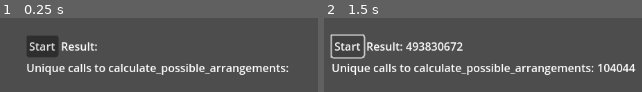
Above: before the commit, frames 1-2 (left to right).
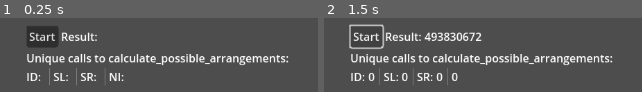
Above: after the commit, the same moments.

Repository: andrejp88/advent-of-code-2023
Game: Godot game, scene res://src/day_12/profiling.tscn
The game is run twice, just before and just after one commit, with the same random seed, the same clock (stepped at 60 frames per second) and the same inputs. The project has no main scene, so this scene is started directly.
Inputs:
- Up to frame 1 (0.25 s): no input
- Up to frame 2 (1.5 s): click "Start" at 0.5 s; click "Start" at 1.25 s

The runs differ from the first frame. In frame 1, 15% of the frame differs, in the area x 8-91%, y 10-91%; in frame 2, 18%, in the area x 1-99%, y 8-91%.

Commit message:
Day 12, split calculation function into helpers

Diff:
--- a/src/day_12/day_12.gd
+++ b/src/day_12/day_12.gd
@@ -67,67 +67,23 @@
 	return Row.new(conditions, range_sizes)
 
 
-var unique_calls_to_cpa := {}
-
-
 func calculate_possible_arrangements(row: Row, should_print_debug: bool = false, indent: String = "") -> int:
-
-	unique_calls_to_cpa[str(row)] = true
 
 	if should_print_debug:
 		print("%sTesting %s" % [indent, row])
 
-	# 1. Optimization: Fail if total number of damaged entries is wrong
-	var num_damaged_actual_in_current_row := row.conditions.count("#")
-	var num_damaged_desired_in_current_row: int = row.range_sizes.reduce(Util.sumi, 0)
-	var max_damaged_possible_in_current_row: int = row.conditions.count("#") + row.conditions.count("?")
-
-	if (
-		num_damaged_actual_in_current_row > num_damaged_desired_in_current_row or
-		max_damaged_possible_in_current_row < num_damaged_desired_in_current_row
-	):
-		if should_print_debug:
-			print("%sSkipping sub-arrangements since there are too many or too few possible damaged entries." % [indent])
+	if not is_total_damaged_count_valid(row, should_print_debug, indent):
 		return 0
 
-
-	# 2. Get remaining unknown indices
-	var indices_of_unknowns: Array[int] = []
-
-	for i: int in row.conditions.length():
-		var condition := row.conditions[i]
-		if condition == "?":
-			indices_of_unknowns.push_back(i)
-
-
-	# 3. No more unknowns left? Check if this is a valid arrangement
+	var first_unknown_index := row.conditions.find("?")
 	var damaged_range_description := describe_damaged_ranges(row.conditions)
-
-	if indices_of_unknowns.is_empty():
-		if damaged_range_description == row.range_sizes:
-			if should_print_debug:
-				print("%sThis matches!" % [indent])
+	if first_unknown_index == -1:
+		if is_arrangment_compliant(row, damaged_range_description, should_print_debug, indent):
 			return 1
-		else:
-			# This arrangement isn't valid: There are no unknowns but damaged range description doesn't match
-			if should_print_debug:
-				print("%sThis doesn't match" % [indent])
-			return 0
-
-
-	# 4. Optimization: Check if it's a valid arrangement so far
-	var damaged_range_description_with_unfinisheds := describe_damaged_ranges_with_unfinished(row.conditions)
-	for i: int in damaged_range_description_with_unfinisheds.size():
-		if i == damaged_range_description_with_unfinisheds.size() - 1:
-			if damaged_range_description_with_unfinisheds[i] > row.range_sizes[i]:
-				if should_print_debug:
-					print("%sDescription of range so far does not match expected range description: %s does not start with %s" % [indent, row.range_sizes, damaged_range_description_with_unfinisheds])
-				return 0
-		else:
-			if damaged_range_description_with_unfinisheds[i] != row.range_sizes[i]:
-				if should_print_debug:
-					print("%sDescription of range so far does not match expected range description: %s does not start with %s" % [indent, row.range_sizes, damaged_range_description_with_unfinisheds])
-				return 0
+		return 0
+
+	if not is_valid_arrangement_so_far(row, should_print_debug, indent):
+		return 0
 
 
 	# 5. Pascal's Optimization
@@ -140,114 +96,221 @@
 	#                                ^
 	# ...then we can figure out the number of valid combinations in this range and skip a bunch of
 	# recursive calls.
-
-	var index_of_first_beyond_range := indices_of_unknowns[0]
+	var index_of_first_beyond_range := first_unknown_index
 	while row.conditions[index_of_first_beyond_range] == "?":
 		index_of_first_beyond_range += 1
 		if index_of_first_beyond_range == row.conditions.length():
 			break
 
 	if (
-		indices_of_unknowns[0] == 0 or
-		row.conditions[indices_of_unknowns[0] - 1] == "."
+		first_unknown_index == 0 or
+		row.conditions[first_unknown_index - 1] == "."
+	) and (
+		index_of_first_beyond_range >= row.conditions.length() or
+		row.conditions[index_of_first_beyond_range] == "."
 	):
-		if (
-			index_of_first_beyond_range >= row.conditions.length() or
-			row.conditions[index_of_first_beyond_range] == "."
-		):
-
-			var length_of_unknowns := index_of_first_beyond_range - indices_of_unknowns[0]
-			var max_damaged_ranges := ceili(length_of_unknowns / 2.0)
-			var ranges_matched_so_far := damaged_range_description.size()
-			var remaining_ranges := row.range_sizes.slice(ranges_matched_so_far, ranges_matched_so_far + max_damaged_ranges)
-
-			if should_print_debug:
-				print("%sRow has a clean batch of unknowns from %s to %s" % [indent, indices_of_unknowns[0], index_of_first_beyond_range])
-
-			var known_combinations := 0
-
-			for num_ranges_to_try: int in range(remaining_ranges.size(), -1, -1):
-				var ranges_to_try := remaining_ranges.slice(0, num_ranges_to_try)
-				var sum_of_ranges: int = 0 if ranges_to_try.is_empty() else ranges_to_try.reduce(Util.sumi)
-
-				var number_of_arrangements := pascals_triangle(
-					num_ranges_to_try,
-					length_of_unknowns - sum_of_ranges - num_ranges_to_try + 1,
-				)
-
+		return pascals_optimization(row, damaged_range_description, index_of_first_beyond_range, should_print_debug, indent)
+
+
+	if index_of_first_beyond_range - first_unknown_index >= 3: # I guess
+		return pascals_convenience(row, index_of_first_beyond_range, should_print_debug, indent)
+
+
+	# 6. Otherwise, there are still unknowns left so check all possible sub-arrangements
+	return search_for_solutions(row, should_print_debug, indent + "\t")
+
+
+
+func is_total_damaged_count_valid(row: Row, should_print_debug: bool, indent: String) -> bool:
+	var num_damaged_actual_in_current_row := row.conditions.count("#")
+	var num_damaged_desired_in_current_row: int = row.range_sizes.reduce(Util.sumi, 0)
+	var max_damaged_possible_in_current_row: int = row.conditions.count("#") + row.conditions.count("?")
+
+	if (
+		num_damaged_actual_in_current_row > num_damaged_desired_in_current_row or
+		max_damaged_possible_in_current_row < num_damaged_desired_in_current_row
+	):
+		if should_print_debug:
+			print("%sSkipping sub-arrangements since there are too many or too few possible damaged entries." % [indent])
+		return false
+
+	return true
+
+
+func get_indices_of_unknowns(row: Row) -> Array[int]:
+	var indices_of_unknowns: Array[int] = []
+
+	for i: int in row.conditions.length():
+		var condition := row.conditions[i]
+		if condition == "?":
+			indices_of_unknowns.push_back(i)
+
+	return indices_of_unknowns
+
+
+func get_first_unknown_index(row: Row) -> int:
+	for i: int in row.conditions.length():
+		var condition := row.conditions[i]
+		if condition == "?":
+			return i
+
+	return -1
+
+
+func is_arrangment_compliant(row: Row, damaged_range_description: Array[int], should_print_debug: bool, indent: String) -> bool:
+	if damaged_range_description == row.range_sizes:
+		if should_print_debug:
+			print("%sThis matches!" % [indent])
+		return true
+	else:
+		# This arrangement isn't valid: There are no unknowns but damaged range description doesn't match
+		if should_print_debug:
+			print("%sThis doesn't match" % [indent])
+		return false
+
+
+func is_valid_arrangement_so_far(row: Row, should_print_debug: bool, indent: String) -> bool:
+	var damaged_range_description_with_unfinisheds := describe_damaged_ranges_with_unfinished(row.conditions)
+
+	for i: int in damaged_range_description_with_unfinisheds.size():
+		if i == damaged_range_description_with_unfinisheds.size() - 1:
+			if damaged_range_description_with_unfinisheds[i] > row.range_sizes[i]:
 				if should_print_debug:
-					print("%s%s ways to fill the batch with these range sizes: %s" % [indent, number_of_arrangements, ranges_to_try])
-
-				if number_of_arrangements == 0:
-					continue
-
-				var sample_success_conditions := row.conditions
-				var next_target_index := indices_of_unknowns[0]
-
-
-				for range_length: int in ranges_to_try:
-					for i: int in range_length:
-						sample_success_conditions[next_target_index] = "#"
-						next_target_index += 1
-
-					if next_target_index >= sample_success_conditions.length():
-						break
-
-					sample_success_conditions[next_target_index] = "."
-					next_target_index += 1
-
-				# Fill in the rest with operationals, if needed
-				while next_target_index < index_of_first_beyond_range:
-					sample_success_conditions[next_target_index] = "."
-					next_target_index += 1
-
-				known_combinations += number_of_arrangements * calculate_possible_arrangements(Row.new(sample_success_conditions, row.range_sizes), should_print_debug, indent + "\t")
-
-			return known_combinations
-
-
-	# 5.1 Create convenient ranges if they don't yet exist for section 5
-	if index_of_first_beyond_range - indices_of_unknowns[0] >= 3: # I guess
+					print("%sDescription of range so far does not match expected range description: %s does not start with %s" % [indent, row.range_sizes, damaged_range_description_with_unfinisheds])
+				return false
+		else:
+			if damaged_range_description_with_unfinisheds[i] != row.range_sizes[i]:
+				if should_print_debug:
+					print("%sDescription of range so far does not match expected range description: %s does not start with %s" % [indent, row.range_sizes, damaged_range_description_with_unfinisheds])
+				return false
+
+	return true
+
+
+func pascals_optimization(
+	row: Row,
+	damaged_range_description: Array[int],
+	index_of_first_beyond_range: int,
+	should_print_debug: bool,
+	indent: String
+) -> int:
+	var first_unknown_index := row.conditions.find("?")
+	var length_of_unknowns := index_of_first_beyond_range - first_unknown_index
+	var max_damaged_ranges := ceili(length_of_unknowns / 2.0)
+	var ranges_matched_so_far := damaged_range_description.size()
+	var remaining_ranges := row.range_sizes.slice(ranges_matched_so_far, ranges_matched_so_far + max_damaged_ranges)
+
+	if should_print_debug:
+		print("%sRow has a clean batch of unknowns from %s to %s" % [indent, first_unknown_index, index_of_first_beyond_range])
+
+	var known_combinations := 0
+
+	for num_ranges_to_try: int in range(remaining_ranges.size(), -1, -1):
+		var ranges_to_try := remaining_ranges.slice(0, num_ranges_to_try)
+		var sum_of_ranges: int = 0 if ranges_to_try.is_empty() else ranges_to_try.reduce(Util.sumi)
+
+		var number_of_arrangements := pascals_triangle(
+			num_ranges_to_try,
+			length_of_unknowns - sum_of_ranges - num_ranges_to_try + 1,
+		)
+
 		if should_print_debug:
-			print("%sTesting with idealized conditions" % [indent])
-
-		var num_possible_arrangements := 0
-
-		var idealized_conditions := row.conditions
-		idealized_conditions[indices_of_unknowns[0]] = "."
-		idealized_conditions[index_of_first_beyond_range - 1] = "."
-		num_possible_arrangements += calculate_possible_arrangements(Row.new(idealized_conditions, row.range_sizes), should_print_debug, indent + "\t")
-
-		# We do the other two possible combinations manually so we can skip part 6
-
-		var semi_ideal_conditions_left := row.conditions
-		semi_ideal_conditions_left[indices_of_unknowns[0]] = "."
-		semi_ideal_conditions_left[index_of_first_beyond_range - 1] = "#"
-		num_possible_arrangements += calculate_possible_arrangements(Row.new(semi_ideal_conditions_left, row.range_sizes), should_print_debug, indent + "\t")
-
-		var semi_ideal_conditions_right := row.conditions
-		semi_ideal_conditions_right[indices_of_unknowns[0]] = "#"
-		semi_ideal_conditions_right[index_of_first_beyond_range - 1] = "."
-		num_possible_arrangements += calculate_possible_arrangements(Row.new(semi_ideal_conditions_right, row.range_sizes), should_print_debug, indent + "\t")
-
-		var non_ideal_conditions := row.conditions
-		non_ideal_conditions[indices_of_unknowns[0]] = "#"
-		non_ideal_conditions[index_of_first_beyond_range - 1] = "#"
-		num_possible_arrangements += calculate_possible_arrangements(Row.new(non_ideal_conditions, row.range_sizes), should_print_debug, indent + "\t")
-
-		return num_possible_arrangements
-
-
-	# 6. Otherwise, there are still unknowns left so check all possible sub-arrangements
+			print("%s%s ways to fill the batch with these range sizes: %s" % [indent, number_of_arrangements, ranges_to_try])
+
+		if number_of_arrangements == 0:
+			continue
+
+		var sample_success_conditions := fill_sample_conditions_from_range_sizes(row, ranges_to_try, index_of_first_beyond_range)
+
+		known_combinations += number_of_arrangements * calculate_possible_arrangements(Row.new(sample_success_conditions, row.range_sizes), should_print_debug, indent + "\t")
+
+	return known_combinations
+
+
+func fill_sample_conditions_from_range_sizes(row: Row, ranges_to_try: Array[int], index_of_first_beyond_range: int) -> String:
+	var sample_success_conditions := row.conditions
+	var next_target_index := row.conditions.find("?")
+
+	for range_length: int in ranges_to_try:
+		for i: int in range_length:
+			sample_success_conditions[next_target_index] = "#"
+			next_target_index += 1
+
+		if next_target_index >= sample_success_conditions.length():
+			break
+
+		sample_success_conditions[next_target_index] = "."
+		next_target_index += 1
+
+	# Fill in the rest with operationals, if needed
+	while next_target_index < index_of_first_beyond_range:
+		sample_success_conditions[next_target_index] = "."
+		next_target_index += 1
+
+	return sample_success_conditions
+
+
+var total_solutions_from_idealized := 0
+var total_solutions_from_semi_left := 0
+var total_solutions_from_semi_right := 0
+var total_solutions_from_non_ideal := 0
+
+
+func pascals_convenience(row: Row, index_of_first_beyond_range: int, should_print_debug: bool, indent: String) -> int:
+	if should_print_debug:
+		print("%sTesting with idealized conditions" % [indent])
+
+	var num_possible_arrangements := 0
+	var first_unknown_index := row.conditions.find("?")
+
+	var idealized_conditions := row.conditions
+	idealized_conditions[first_unknown_index] = "."
+	idealized_conditions[index_of_first_beyond_range - 1] = "."
+	var solutions_from_idealized := calculate_possible_arrangements(Row.new(idealized_conditions, row.range_sizes), should_print_debug, indent + "\t")
+	num_possible_arrangements += solutions_from_idealized
+	if indent == "":
+		total_solutions_from_idealized += solutions_from_idealized
+
+	# We do the other two possible combinations manually so we can skip part 6
+
+	var semi_ideal_conditions_left := row.conditions
+	semi_ideal_conditions_left[first_unknown_index] = "."
+	semi_ideal_conditions_left[index_of_first_beyond_range - 1] = "#"
+	var solutions_from_semi_left := calculate_possible_arrangements(Row.new(semi_ideal_conditions_left, row.range_sizes), should_print_debug, indent + "\t")
+	num_possible_arrangements += solutions_from_semi_left
+	if indent == "":
+		total_solutions_from_semi_left += solutions_from_semi_left
+
+	var semi_ideal_conditions_right := row.conditions
+	semi_ideal_conditions_right[first_unknown_index] = "#"
+	semi_ideal_conditions_right[index_of_first_beyond_range - 1] = "."
+	var solutions_from_semi_right := calculate_possible_arrangements(Row.new(semi_ideal_conditions_right, row.range_sizes), should_print_debug, indent + "\t")
+	num_possible_arrangements += solutions_from_semi_right
+	if indent == "":
+		total_solutions_from_semi_right += solutions_from_semi_right
+
+	var non_ideal_conditions := row.conditions
+	non_ideal_conditions[first_unknown_index] = "#"
+	non_ideal_conditions[index_of_first_beyond_range - 1] = "#"
+	var solutions_from_non_ideal := calculate_possible_arrangements(Row.new(non_ideal_conditions, row.range_sizes), should_print_debug, indent + "\t")
+	num_possible_arrangements += solutions_from_non_ideal
+	if indent == "":
+		total_solutions_from_non_ideal += solutions_from_non_ideal
+
+	return num_possible_arrangements
+
+
+func search_for_solutions(row: Row, should_print_debug: bool, indent: String) -> int:
 	var num_possible_sub_arrangements := 0
+	var first_unknown_index := row.conditions.find("?")
 
 	var with_first_unknown_operational := row.conditions
-	with_first_unknown_operational[indices_of_unknowns[0]] = "."
+	with_first_unknown_operational[first_unknown_index] = "."
 	var operational_row := Row.new(with_first_unknown_operational, row.range_sizes)
 	num_possible_sub_arrangements += calculate_possible_arrangements(operational_row, should_print_debug, indent + "\t")
 
 	var with_first_unknown_damaged := row.conditions
-	with_first_unknown_damaged[indices_of_unknowns[0]] = "#"
+	with_first_unknown_damaged[first_unknown_index] = "#"
 	var damaged_row := Row.new(with_first_unknown_damaged, row.range_sizes)
 	num_possible_sub_arrangements += calculate_possible_arrangements(damaged_row, should_print_debug, indent + "\t")
 
--- a/src/day_12/profiling.gd
+++ b/src/day_12/profiling.gd
@@ -10,7 +10,12 @@
 
 func _on_button_pressed() -> void:
 	var row := day.parse_row("???.????.?..????? 3,1,1,3")
+	#var row := day.parse_row("?###???????? 3,2,1")
 	row.apply_part_2_twist()
 	var result := day.calculate_possible_arrangements(row)
 	$VBoxContainer/HBoxContainer/Label2.text = str(result)
-	$VBoxContainer/HBoxContainer2/Label2.text = str(day.unique_calls_to_cpa.size())
+	#$VBoxContainer/HBoxContainer2/Label2.text = str(day.unique_calls_ddr.size())
+	$VBoxContainer/HBoxContainer3/Label2.text = str(day.total_solutions_from_idealized)
+	$VBoxContainer/HBoxContainer3/Label4.text = str(day.total_solutions_from_semi_left)
+	$VBoxContainer/HBoxContainer3/Label6.text = str(day.total_solutions_from_semi_right)
+	$VBoxContainer/HBoxContainer3/Label7.text = str(day.total_solutions_from_non_ideal)
--- a/src/day_12/profiling.tscn
+++ b/src/day_12/profiling.tscn
@@ -37,4 +37,44 @@
 [node name="Label2" type="Label" parent="VBoxContainer/HBoxContainer2"]
 layout_mode = 2
 
+[node name="HBoxContainer3" type="HBoxContainer" parent="VBoxContainer"]
+layout_mode = 2
+
+[node name="Label" type="Label" parent="VBoxContainer/HBoxContainer3"]
+layout_mode = 2
+text = "ID:"
+
+[node name="Label2" type="Label" parent="VBoxContainer/HBoxContainer3"]
+layout_mode = 2
+
+[node name="VSeparator" type="VSeparator" parent="VBoxContainer/HBoxContainer3"]
+layout_mode = 2
+
+[node name="Label3" type="Label" parent="VBoxContainer/HBoxContainer3"]
+layout_mode = 2
+text = "SL:"
+
+[node name="Label4" type="Label" parent="VBoxContainer/HBoxContainer3"]
+layout_mode = 2
+
+[node name="VSeparator2" type="VSeparator" parent="VBoxContainer/HBoxContainer3"]
+layout_mode = 2
+
+[node name="Label5" type="Label" parent="VBoxContainer/HBoxContainer3"]
+layout_mode = 2
+text = "SR:"
+
+[node name="Label6" type="Label" parent="VBoxContainer/HBoxContainer3"]
+layout_mode = 2
+
+[node name="VSeparator3" type="VSeparator" parent="VBoxContainer/HBoxContainer3"]
+layout_mode = 2
+
+[node name="Label7" type="Label" parent="VBoxContainer/HBoxContainer3"]
+layout_mode = 2
+text = "NI:"
+
+[node name="Label8" type="Label" parent="VBoxContainer/HBoxContainer3"]
+layout_mode = 2
+
 [connection signal="pressed" from="VBoxContainer/HBoxContainer/Button" to="." method="_on_button_pressed"]
